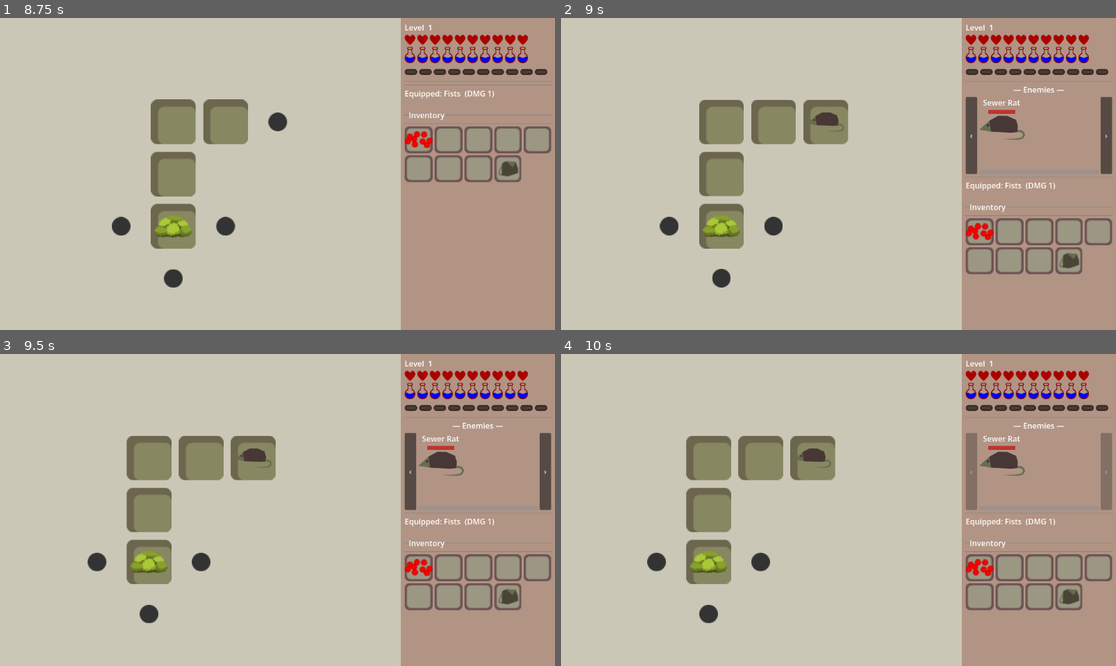
Above: before the commit, frames 1-4 (two rows, left to right).
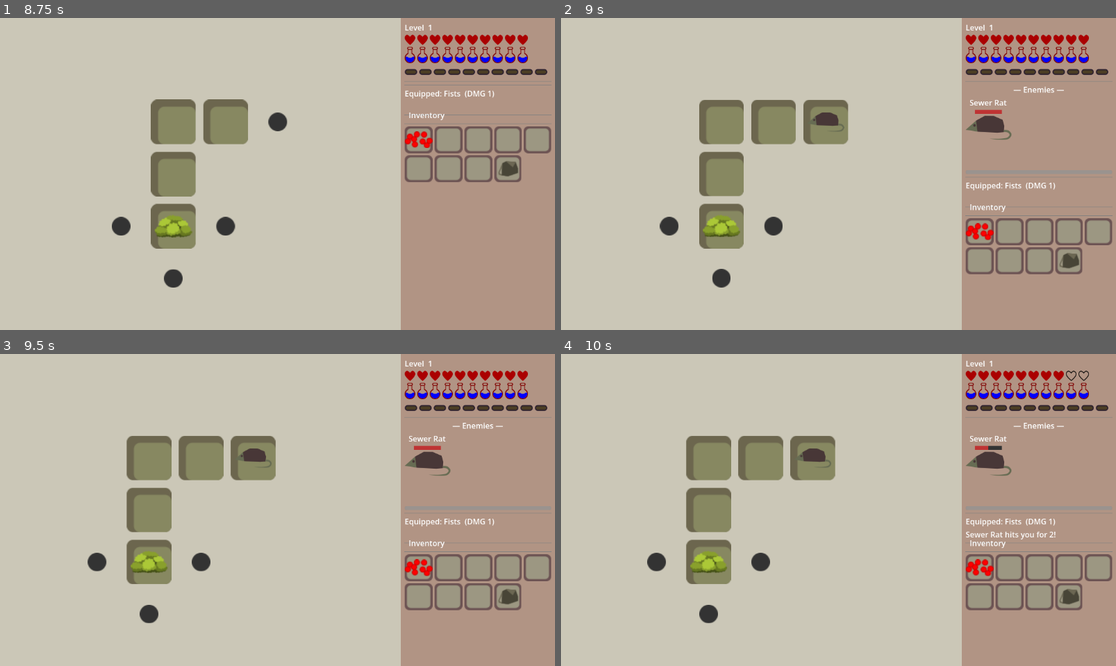
Above: after the commit, the same moments.

Repository: jiexdrop/run-reset
Game: Godot game, scene res://scenes/init.tscn
Two runs of this game, one before a commit and one after it. Both use one fixed random seed, a clock stepped at 60 frames per second and the inputs below.
Inputs (mouse positions are in pixels of both pictures, inside the frame that each line leads up to):
- Up to frame 1 (8.75 s): click "New Game" at 0.5 s; click (510, 167) at 1.25 s; click "✕" at 2 s; click (510, 167) at 2.75 s; click "✕" at 3.5 s; click (510, 167) at 4.25 s; click "✕" at 5 s; tap Enter at 5.75 s; drag from (199, 252) to (277, 174) at 5.77 s; drag from (266, 142) to (199, 208) at 6.52 s; move the mouse to (172, 267) at 7.27 s; click (172, 267) at 7.42 s; drag from (172, 230) to (227, 124) at 8.02 s
- Up to frame 2 (9 s): tap Space at 8.75 s; drag from (838, 120) to (733, 227) at 8.77 s
- Up to frame 3 (9.5 s): no input
- Up to frame 4 (10 s): click (971, 472) at 9.5 s, where only the run before the commit has a clickable "‹"

Frame 1 is identical in both runs. In frame 2, 1.5% of the frame differs, in the area x 72-100%, y 25-51%; in frame 3, 1.5%; in frame 4, 1.7%, in the area x 72-100%, y 5-60%.

Commit message:
call defered

Diff:
--- a/autoloads/item_registry.gd
+++ b/autoloads/item_registry.gd
@@ -87,7 +87,6 @@
 		"type": "weapon",
 		"damage": 2,
 		"attack_type": "heavy_swing_basic",
-		"energy_cost": 1,
 	},
 
 	# ── Spells ────────────────────────────────────────────────────────────────
--- a/scenes/combat_ui.gd
+++ b/scenes/combat_ui.gd
@@ -27,8 +27,6 @@
 @onready var exp_row:        HBoxContainer   = $MarginContainer/VBox/StatsSection/ExpRow
 @onready var mob_scroll:     ScrollContainer = $MarginContainer/VBox/CombatSection/MobCarousel/MobScroll
 @onready var mob_row:        HBoxContainer   = $MarginContainer/VBox/CombatSection/MobCarousel/MobScroll/MobRow
-@onready var prev_button:    Button          = $MarginContainer/VBox/CombatSection/MobCarousel/PrevButton
-@onready var next_button:    Button          = $MarginContainer/VBox/CombatSection/MobCarousel/NextButton
 @onready var attack_bar:     HFlowContainer  = $MarginContainer/VBox/AttackBar
 @onready var combat_section: Control         = $MarginContainer/VBox/CombatSection
 @onready var log_label:      Label           = $MarginContainer/VBox/LogLabel
@@ -55,8 +53,6 @@
 	add_to_group("combat_ui")
 	refresh_stats()
 	combat_section.visible = false
-	prev_button.pressed.connect(_scroll_mobs.bind(-1))
-	next_button.pressed.connect(_scroll_mobs.bind(1))
 	if inv_ui:
 		inv_ui.slot_clicked.connect(_on_inventory_slot_clicked)
 		inv_ui.bag_opened.connect(_on_bag_opened)
@@ -391,8 +387,6 @@
 	var card_count = mob_row.get_child_count()
 	_scroll_index = clampi(_scroll_index + direction, 0, max(0, card_count - 1))
 	mob_scroll.scroll_horizontal = _scroll_index * CARD_WIDTH
-	prev_button.disabled = (_scroll_index == 0)
-	next_button.disabled = (_scroll_index >= card_count - 1)
 
 func _on_inventory_slot_clicked(index: int) -> void:
 	var slot = InventoryState.hotbar[index]
--- a/scenes/combat_ui.tscn
+++ b/scenes/combat_ui.tscn
@@ -77,27 +77,16 @@
 size_flags_vertical = 0
 alignment = 1
 
-[node name="PrevButton" type="Button" parent="MarginContainer/VBox/CombatSection/MobCarousel" unique_id=200000021]
-custom_minimum_size = Vector2(24, 0)
-layout_mode = 2
-text = "‹"
-
-[node name="MobScroll" type="ScrollContainer" parent="MarginContainer/VBox/CombatSection/MobCarousel"]
+[node name="MobScroll" type="ScrollContainer" parent="MarginContainer/VBox/CombatSection/MobCarousel" unique_id=480148299]
 custom_minimum_size = Vector2(0, 160)
 layout_mode = 2
 size_flags_horizontal = 3
 size_flags_vertical = 0
 horizontal_scroll_mode = 2
-vertical_scroll_mode = 1
 
 [node name="MobRow" type="HBoxContainer" parent="MarginContainer/VBox/CombatSection/MobCarousel/MobScroll" unique_id=200000011]
 layout_mode = 2
 alignment = 1
-
-[node name="NextButton" type="Button" parent="MarginContainer/VBox/CombatSection/MobCarousel" unique_id=200000023]
-custom_minimum_size = Vector2(24, 0)
-layout_mode = 2
-text = "›"
 
 [node name="Separator2" type="HSeparator" parent="MarginContainer/VBox" unique_id=200000012]
 layout_mode = 2
--- a/scenes/game.gd
+++ b/scenes/game.gd
@@ -395,7 +395,7 @@
 func _on_door_clicked(_viewport: Node, event: InputEvent, _shape_idx: int) -> void:
 	if event is InputEventMouseButton:
 		if event.button_index == MOUSE_BUTTON_LEFT and event.pressed:
-			_enter_next_level()
+			call_deferred("_enter_next_level")
 
 
 func _enter_next_level() -> void:
--- a/scenes/mob_card.tscn
+++ /dev/null
@@ -1,109 +0,0 @@
-[gd_scene format=3 uid="uid://d123gaobwvyt0"]
-
-[sub_resource type="GDScript" id="GDScript_kcupk"]
-script/source = "class_name MobCard
-extends PanelContainer
-
-signal attack_requested(mob_id: int)
-signal mob_died(mob_id: int)
-
-const MOB_SPRITES: Dictionary = {
-	\"spider\": preload(\"res://assets/mobs/spider.png\"),
-	\"rat\": preload(\"res://assets/mobs/rat.png\"),
-	\"glaciarch\":    preload(\"res://assets/mobs/ribera/glaciarch.png\"),
-	\"frozelin\":     preload(\"res://assets/mobs/ribera/frozelin.png\"),
-	\"gomelin\":      preload(\"res://assets/mobs/pikoterra/gomelin.png\"),
-	\"pikonaut\":     preload(\"res://assets/mobs/pikoterra/pikonaut.png\"),
-	\"kaze_shroom\":  preload(\"res://assets/mobs/evergreen/kaze_shroom.png\"),
-	\"sapguard\":     preload(\"res://assets/mobs/evergreen/sapguard.png\"),
-}
-
-const HP_BAR_FILL_COLOR: Color = Color(0.75, 0.2, 0.2)
-const HP_BAR_BG_COLOR:   Color = Color(0.2, 0.2, 0.2)
-
-var mob_id:   int        = -1
-var mob_data: Dictionary = {}
-var _mob_attacks: Array = []
-
-@onready var mob_sprite:    TextureRect   = $VBoxContainer/MobSprite
-@onready var name_label:    Label         = $VBoxContainer/NameLabel
-@onready var hp_bar:        ProgressBar   = $VBoxContainer/HPBar
-@onready var attack_button: Button        = $VBoxContainer/AttackButton
-
-
-func setup(id: int, data: Dictionary) -> void:
-	mob_id      = id
-	mob_data    = data
-	_mob_attacks = data.get(\"attacks\", [])
-	_style_hp_bar()
-	_refresh()
-	attack_button.pressed.connect(_on_attack_pressed)
-
-
-func refresh_from_state() -> void:
-	mob_data    = GameState.monsters[mob_id]
-	_mob_attacks = mob_data.get(\"attacks\", [])
-	_refresh()
-
-
-func do_mob_turn() -> Dictionary:
-	if _mob_attacks.is_empty():
-		return {}
-	return _mob_attacks[randi() % _mob_attacks.size()]
-
-
-func _refresh() -> void:
-	name_label.text = mob_data.get(\"name\", \"???\")
-	var sprite_key = mob_data.get(\"sprite\", \"\")
-	if MOB_SPRITES.has(sprite_key):
-		mob_sprite.texture = MOB_SPRITES[sprite_key]
-	var hp     = mob_data.get(\"hp\",     1)
-	var max_hp = mob_data.get(\"max_hp\", hp)
-	_update_hp_bar(hp, max_hp)
-	attack_button.disabled = (hp <= 0)
-
-
-func _style_hp_bar() -> void:
-	var fill_style := StyleBoxFlat.new()
-	fill_style.bg_color = HP_BAR_FILL_COLOR
-	hp_bar.add_theme_stylebox_override(\"fill\", fill_style)
-
-	var bg_style := StyleBoxFlat.new()
-	bg_style.bg_color = HP_BAR_BG_COLOR
-	hp_bar.add_theme_stylebox_override(\"background\", bg_style)
-
-
-func _update_hp_bar(hp: int, max_hp: int) -> void:
-	hp_bar.max_value = max(1, max_hp)
-	hp_bar.value     = clampi(hp, 0, max_hp)
-
-
-func _on_attack_pressed() -> void:
-	attack_requested.emit(mob_id)
-"
-
-[node name="MobCard" type="PanelContainer" unique_id=100000001]
-custom_minimum_size = Vector2(120, 140)
-script = SubResource("GDScript_kcupk")
-
-[node name="VBoxContainer" type="VBoxContainer" parent="." unique_id=100000002]
-layout_mode = 2
-
-[node name="MobSprite" type="TextureRect" parent="VBoxContainer" unique_id=100000003]
-custom_minimum_size = Vector2(64, 64)
-layout_mode = 2
-stretch_mode = 5
-
-[node name="NameLabel" type="Label" parent="VBoxContainer" unique_id=100000004]
-layout_mode = 2
-text = "Mob"
-horizontal_alignment = 1
-
-[node name="HPBar" type="ProgressBar" parent="VBoxContainer" unique_id=100000005]
-custom_minimum_size = Vector2(0, 16)
-layout_mode = 2
-show_percentage = false
-
-[node name="AttackButton" type="Button" parent="VBoxContainer" unique_id=100000006]
-layout_mode = 2
-text = "Attack"
